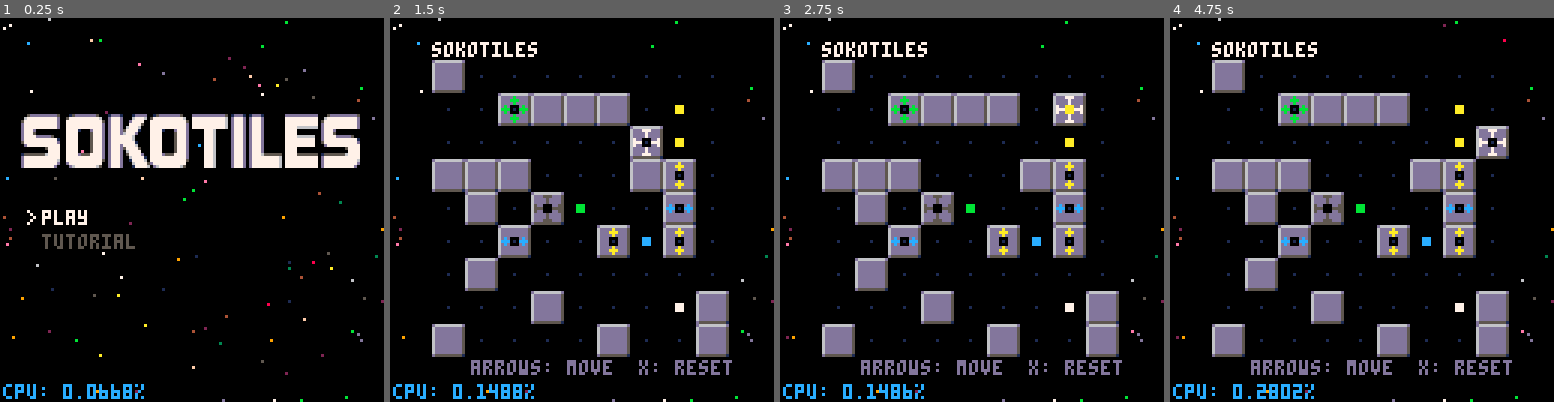
Above: before the commit, frames 1-4 (left to right).
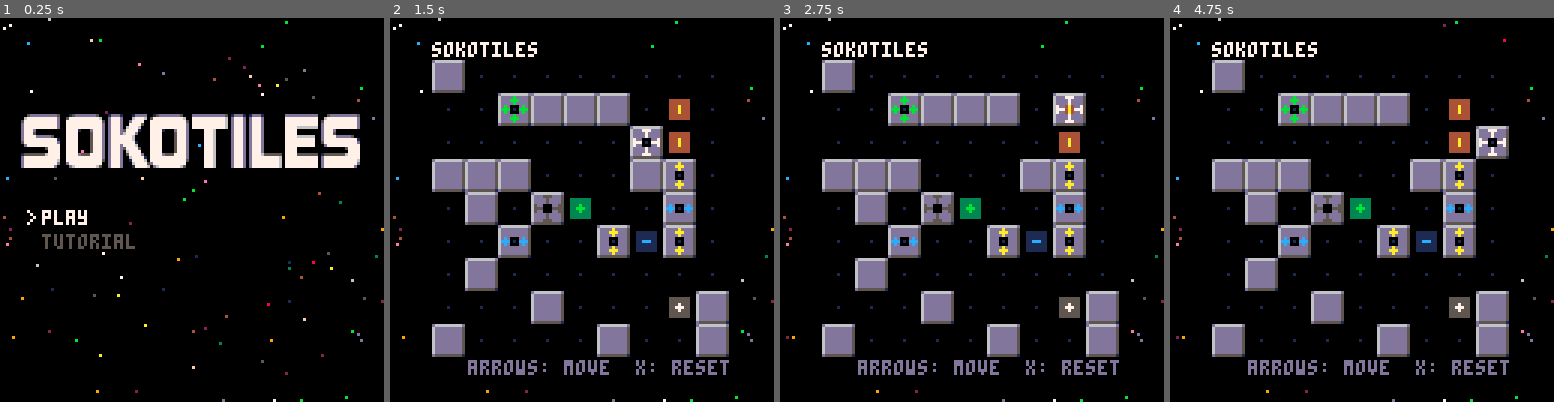
Above: after the commit, the same moments.

Repository: schoblaska/pico-8
Game: PICO-8 cartridge src/sokotiles.p8
Same seed, same stepped clock (60 frames per second), same inputs: the game is played once before the commit and once after it.
Inputs:
- Up to frame 1 (0.25 s): no input
- Up to frame 2 (1.5 s): tap X (X key) at 0.33, 1.07 s; tap O (Z key) at 0.7 s
- Up to frame 3 (2.75 s): hold Right 1.6-2.1 s; tap O (Z key) at 1.7, 2.1, 2.5 s; tap X (X key) at 1.85 s; hold Up 2.15-2.42 s; hold Right from 2.47 s (still down)
- Up to frame 4 (4.75 s): tap O (Z key) every 0.4 s from 2.9 to 4.5 s; tap X (X key) at 2.97, 4.08 s; release Right at 3.03 s; hold Left 3.08-3.58 s; hold Down 3.63-3.97 s; hold Right 4.02-4.68 s; hold Up from 4.73 s (still down)

The runs differ from the first frame. In frame 1, 0.6% of the frame differs, in the area x 0-38%, y 95-100%; in frame 2, 3.3%; in frame 3, 3.1%; in frame 4, 3.4%, in the area x 0-90%, y 21-100%.

Commit message:
change goal design

Diff:
--- a/src/sokotiles.p8
+++ b/src/sokotiles.p8
@@ -76,7 +76,7 @@
   elseif scene == "game" then
     draw_game()
   end
-  print("cpu: " .. stat(1) .. "%", 1, 122, 12)
+  -- print("cpu: " .. stat(1) .. "%", 1, 122, 12)
 end
 
 function reset_cache()
@@ -416,7 +416,7 @@
     -- draw_dotted_line(114, 12, 114, 110, 13)
     -- draw_dotted_line(18, 12, 114, 12, 13)
     -- draw_dotted_line(12, 114, 110, 114, 13)
-    draw_text("arrows: move  x: reset", 27, 114, 13, 0)
+    draw_text("arrows: move  x: reset", 26, 114, 13, 0)
   end
 
   draw_text("sokotiles", 14, 8, 7, 0)
@@ -459,24 +459,24 @@
 __gfx__
 d666666666dd666666666dd666666666d00000000000000000000000000000000000000000000000666666666666666666666666000000000000000000000000
 6ddd777ddd56ddddbdddd56ddd555ddd5000000000000000000000000000000000000000000000006dd77dd56ddbbdd56dd55dd5000000000000000000000000
-6dddd7dddd56dddbbbddd56dddd5dddd5000000000000000000000000000000000000000000000006dd77dd56ddbbdd56dd55dd5000000000000000000000000
-6dddd7dddd56ddddbdddd56dddd5dddd500000000000000000000000000000000000000000000000677007756bb00bb56550055500077000000bb00000000000
-67dd000dd756dbd000dbd565dd000dd55000077700000000bbb00000000000000000000000000000677007756bb00bb56550055500077000000bb00000000000
-677700077756bbb000bbb565550005555000077700000000bbb000000000000000000000000000006dd77dd56ddbbdd56dd55dd5000000000000000000000000
-67dd000dd756dbd000dbd565dd000dd55000077700000000bbb000000000000000000000000000006dd77dd56ddbbdd56dd55dd5000000000000000000000000
-6dddd7dddd56ddddbdddd56dddd5dddd500000000000000000000000000000000000000000000000655555556555555565555555000000000000000000000000
-6dddd7dddd56dddbbbddd56dddd5dddd500000000000000000000000000000000000000000000000666666666666666666666666000000000000000000000000
+6dddd7dddd56dddbbbddd56dddd5dddd5005555555000033333330000000000000000000000000006dd77dd56ddbbdd56dd55dd5000000000000000000000000
+6dddd7dddd56ddddbdddd56dddd5dddd500555555500003333333000000000000000000000000000677007756bb00bb56550055500077000000bb00000000000
+67dd000dd756dbd000dbd565dd000dd550055575550000333b333000000000000000000000000000677007756bb00bb56550055500077000000bb00000000000
+677700077756bbb000bbb565550005555005577755000033bbb330000000000000000000000000006dd77dd56ddbbdd56dd55dd5000000000000000000000000
+67dd000dd756dbd000dbd565dd000dd550055575550000333b3330000000000000000000000000006dd77dd56ddbbdd56dd55dd5000000000000000000000000
+6dddd7dddd56ddddbdddd56dddd5dddd500555555500003333333000000000000000000000000000655555556555555565555555000000000000000000000000
+6dddd7dddd56dddbbbddd56dddd5dddd500555555500003333333000000000000000000000000000666666666666666666666666000000000000000000000000
 6ddd777ddd56ddddbdddd56ddd555ddd5000000000000000000000000000000000000000000000006dddddd56ddaadd56dddddd5000000000000000000000000
 d5555555551d5555555551d5555555551000000000000000000000000000000000000000000000006dddddd56ddaadd56dddddd5000000000000000000000000
 d666666666dd666666666dd666666666d000000000000000000000000000000000000000000000006cc00cc56dd00dd56dddddd5000cc000000aa00000000000
 6ddddddddd56ddddadddd56ddddddddd5000000000000000000000000000000000000000000000006cc00cc56dd00dd56dddddd5000cc000000aa00000000000
-6ddddddddd56dddaaaddd56ddddddddd5000000000000000000000000000000000000000000000006dddddd56ddaadd56dddddd5000000000000000000000000
-6ddddddddd56ddddadddd56ddddddddd5000000000000000000000000000000000000000000000006dddddd56ddaadd56dddddd5000000000000000000000000
-6dcd000dcd56ddd000ddd56ddddddddd50000ccc00000000aaa00000000000000000000000000000655555556555555565555555000000000000000000000000
-6ccc000ccc56ddd000ddd56ddddddddd50000ccc00000000aaa00000000000000000000000000000000000000000000000000000000000000000000000000000
-6dcd000dcd56ddd000ddd56ddddddddd50000ccc00000000aaa00000000000000000000000000000000000000000000000000000000000000000000000000000
-6ddddddddd56ddddadddd56ddddddddd500000000000000000000000000000000000000000000000000000000000000000000000000000000000000000000000
-6ddddddddd56dddaaaddd56ddddddddd500000000000000000000000000000000000000000000000000000000000000000000000000000000000000000000000
+6ddddddddd56dddaaaddd56ddddddddd5001111111000044444440000000000000000000000000006dddddd56ddaadd56dddddd5000000000000000000000000
+6ddddddddd56ddddadddd56ddddddddd5001111111000044444440000000000000000000000000006dddddd56ddaadd56dddddd5000000000000000000000000
+6dcd000dcd56ddd000ddd56ddddddddd50011111110000444a444000000000000000000000000000655555556555555565555555000000000000000000000000
+6ccc000ccc56ddd000ddd56ddddddddd50011ccc110000444a444000000000000000000000000000000000000000000000000000000000000000000000000000
+6dcd000dcd56ddd000ddd56ddddddddd50011111110000444a444000000000000000000000000000000000000000000000000000000000000000000000000000
+6ddddddddd56ddddadddd56ddddddddd500111111100004444444000000000000000000000000000000000000000000000000000000000000000000000000000
+6ddddddddd56dddaaaddd56ddddddddd500111111100004444444000000000000000000000000000000000000000000000000000000000000000000000000000
 6ddddddddd56ddddadddd56ddddddddd500000000000000000000000000000000000000000000000000000000000000000000000000000000000000000000000
 d5555555551d5555555551d555555555100000000000000000000000000000000000000000000000000000000000000000000000000000000000000000000000
 00000000000000000000000000000000000000000000000000000000000000000000000000000000000000000000000000000000000000000000000000000000
